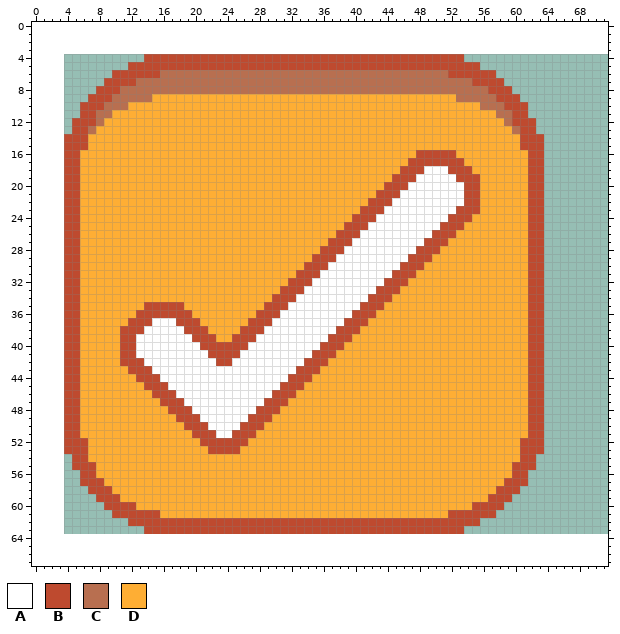
Pixel-art file -- core/assets-src/ui/checkbox-on.ase. That is the earlier state.
72x60 pixels, 1 frame. The old version is drawn lined up with the new one, on the new canvas.
Visible layers, top first: "Layer 2", "Layer".
Palette (. is transparent): A #ffffff  B #be4a2f  C #b86f50  D #feae34
Pixels before (only the part around the change), first column x 0:
 0 ........................................................................
 1 ........................................................................
 2 ........................................................................
 3 ........................................................................
 4 ..............BBBBBBBBBBBBBBBBBBBBBBBBBBBBBBBBBBBBBBBB..................
 5 ............BBBBBBBBBBBBBBBBBBBBBBBBBBBBBBBBBBBBBBBBBBBB................
 6 ..........BBBBBBCCCCCCCCCCCCCCCCCCCCCCCCCCCCCCCCCCCCBBBBBB..............
 7 .........BBBBCCCCCCCCCCCCCCCCCCCCCCCCCCCCCCCCCCCCCCCCCCBBBB.............
 8 ........BBBCCCCCCCCCCCCCCCCCCCCCCCCCCCCCCCCCCCCCCCCCCCCCCBBB............
 9 .......BBBCCCCCDDDDDDDDDDDDDDDDDDDDDDDDDDDDDDDDDDDDDDCCCCCBBB...........
10 ......BBBCCCDDDDDDDDDDDDDDDDDDDDDDDDDDDDDDDDDDDDDDDDDDDDCCCBBB..........
11 ......BBCCDDDDDDDDDDDDDDDDDDDDDDDDDDDDDDDDDDDDDDDDDDDDDDDDCCBB..........
12 .....BBBCDDDDDDDDDDDDDDDDDDDDDDDDDDDDDDDDDDDDDDDDDDDDDDDDDDCBBB.........
13 .....BBCDDDDDDDDDDDDDDDDDDDDDDDDDDDDDDDDDDDDDDDDDDDDDDDDDDDDCBB.........
14 ....BBBDDDDDDDDDDDDDDDDDDDDDDDDDDDDDDDDDDDDDDDDDDDDDDDDDDDDDDBBB........
15 ....BBBDDDDDDDDDDDDDDDDDDDDDDDDDDDDDDDDDDDDDDDDDDDDDDDDDDDDDDBBB........
16 ....BBDDDDDDDDDDDDDDDDDDDDDDDDDDDDDDDDDDDDDDDDDDBBBBBDDDDDDDDDBB........
17 ....BBDDDDDDDDDDDDDDDDDDDDDDDDDDDDDDDDDDDDDDDDDBBBBBBBDDDDDDDDBB........
18 ....BBDDDDDDDDDDDDDDDDDDDDDDDDDDDDDDDDDDDDDDDDBBBAAABBBDDDDDDDBB........
19 ....BBDDDDDDDDDDDDDDDDDDDDDDDDDDDDDDDDDDDDDDDBBBAAAAABBBDDDDDDBB........
20 ....BBDDDDDDDDDDDDDDDDDDDDDDDDDDDDDDDDDDDDDDBBBAAAAAAABBDDDDDDBB........
21 ....BBDDDDDDDDDDDDDDDDDDDDDDDDDDDDDDDDDDDDDBBBAAAAAAAABBDDDDDDBB........
22 ....BBDDDDDDDDDDDDDDDDDDDDDDDDDDDDDDDDDDDDBBBAAAAAAAAABBDDDDDDBB........
23 ....BBDDDDDDDDDDDDDDDDDDDDDDDDDDDDDDDDDDDBBBAAAAAAAAABBBDDDDDDBB........
24 ....BBDDDDDDDDDDDDDDDDDDDDDDDDDDDDDDDDDDBBBAAAAAAAAABBBDDDDDDDBB........
25 ....BBDDDDDDDDDDDDDDDDDDDDDDDDDDDDDDDDDBBBAAAAAAAAABBBDDDDDDDDBB........
26 ....BBDDDDDDDDDDDDDDDDDDDDDDDDDDDDDDDDBBBAAAAAAAAABBBDDDDDDDDDBB........
27 ....BBDDDDDDDDDDDDDDDDDDDDDDDDDDDDDDDBBBAAAAAAAAABBBDDDDDDDDDDBB........
28 ....BBDDDDDDDDDDDDDDDDDDDDDDDDDDDDDDBBBAAAAAAAAABBBDDDDDDDDDDDBB........
29 ....BBDDDDDDDDDDDDDDDDDDDDDDDDDDDDDBBBAAAAAAAAABBBDDDDDDDDDDDDBB........
30 ....BBDDDDDDDDDDDDDDDDDDDDDDDDDDDDBBBAAAAAAAAABBBDDDDDDDDDDDDDBB........
31 ....BBDDDDDDDDDDDDDDDDDDDDDDDDDDDBBBAAAAAAAAABBBDDDDDDDDDDDDDDBB........
32 ....BBDDDDDDDDDDDDDDDDDDDDDDDDDDBBBAAAAAAAAABBBDDDDDDDDDDDDDDDBB........
33 ....BBDDDDDDDDDDDDDDDDDDDDDDDDDBBBAAAAAAAAABBBDDDDDDDDDDDDDDDDBB........
34 ....BBDDDDDDDDDDDDDDDDDDDDDDDDBBBAAAAAAAAABBBDDDDDDDDDDDDDDDDDBB........
35 ....BBDDDDDDDDBBBBBDDDDDDDDDDBBBAAAAAAAAABBBDDDDDDDDDDDDDDDDDDBB........
36 ....BBDDDDDDDBBBBBBBDDDDDDDDBBBAAAAAAAAABBBDDDDDDDDDDDDDDDDDDDBB........
37 ....BBDDDDDDBBBAAABBBDDDDDDBBBAAAAAAAAABBBDDDDDDDDDDDDDDDDDDDDBB........
38 ....BBDDDDDBBBAAAAABBBDDDDBBBAAAAAAAAABBBDDDDDDDDDDDDDDDDDDDDDBB........
39 ....BBDDDDDBBAAAAAAABBBDDBBBAAAAAAAAABBBDDDDDDDDDDDDDDDDDDDDDDBB........
40 ....BBDDDDDBBAAAAAAAABBBBBBAAAAAAAAABBBDDDDDDDDDDDDDDDDDDDDDDDBB........
41 ....BBDDDDDBBAAAAAAAAABBBBAAAAAAAAABBBDDDDDDDDDDDDDDDDDDDDDDDDBB........
42 ....BBDDDDDBBBAAAAAAAAABBAAAAAAAAABBBDDDDDDDDDDDDDDDDDDDDDDDDDBB........
43 ....BBDDDDDDBBBAAAAAAAAAAAAAAAAAABBBDDDDDDDDDDDDDDDDDDDDDDDDDDBB........
44 ....BBDDDDDDDBBBAAAAAAAAAAAAAAAABBBDDDDDDDDDDDDDDDDDDDDDDDDDDDBB........
45 ....BBDDDDDDDDBBBAAAAAAAAAAAAAABBBDDDDDDDDDDDDDDDDDDDDDDDDDDDDBB........
46 ....BBDDDDDDDDDBBBAAAAAAAAAAAABBBDDDDDDDDDDDDDDDDDDDDDDDDDDDDDBB........
47 ....BBDDDDDDDDDDBBBAAAAAAAAAABBBDDDDDDDDDDDDDDDDDDDDDDDDDDDDDDBB........
48 ....BBDDDDDDDDDDDBBBAAAAAAAABBBDDDDDDDDDDDDDDDDDDDDDDDDDDDDDDDBB........
49 ....BBDDDDDDDDDDDDBBBAAAAAABBBDDDDDDDDDDDDDDDDDDDDDDDDDDDDDDDDBB........
50 ....BBDDDDDDDDDDDDDBBBAAAABBBDDDDDDDDDDDDDDDDDDDDDDDDDDDDDDDDDBB........
51 ....BBDDDDDDDDDDDDDDBBBAABBBDDDDDDDDDDDDDDDDDDDDDDDDDDDDDDDDDDBB........
52 ....BBBDDDDDDDDDDDDDDBBBBBBDDDDDDDDDDDDDDDDDDDDDDDDDDDDDDDDDDBBB........
53 ....BBBDDDDDDDDDDDDDDDBBBBDDDDDDDDDDDDDDDDDDDDDDDDDDDDDDDDDDDBBB........
54 .....BBDDDDDDDDDDDDDDDDDDDDDDDDDDDDDDDDDDDDDDDDDDDDDDDDDDDDDDBB.........
55 .....BBBDDDDDDDDDDDDDDDDDDDDDDDDDDDDDDDDDDDDDDDDDDDDDDDDDDDDBBB.........
56 ......BBDDDDDDDDDDDDDDDDDDDDDDDDDDDDDDDDDDDDDDDDDDDDDDDDDDDDBB..........
57 ......BBBDDDDDDDDDDDDDDDDDDDDDDDDDDDDDDDDDDDDDDDDDDDDDDDDDDBBB..........
58 .......BBBDDDDDDDDDDDDDDDDDDDDDDDDDDDDDDDDDDDDDDDDDDDDDDDDBBB...........
59 ........BBBDDDDDDDDDDDDDDDDDDDDDDDDDDDDDDDDDDDDDDDDDDDDDDBBB............
60 .........BBBBDDDDDDDDDDDDDDDDDDDDDDDDDDDDDDDDDDDDDDDDDDBBBB.............
61 ..........BBBBBBDDDDDDDDDDDDDDDDDDDDDDDDDDDDDDDDDDDDBBBBBB..............
62 ............BBBBBBBBBBBBBBBBBBBBBBBBBBBBBBBBBBBBBBBBBBBB................
63 ..............BBBBBBBBBBBBBBBBBBBBBBBBBBBBBBBBBBBBBBBB..................
64 ........................................................................
65 ........................................................................
66 ........................................................................
67 ........................................................................
The same view after the edit:
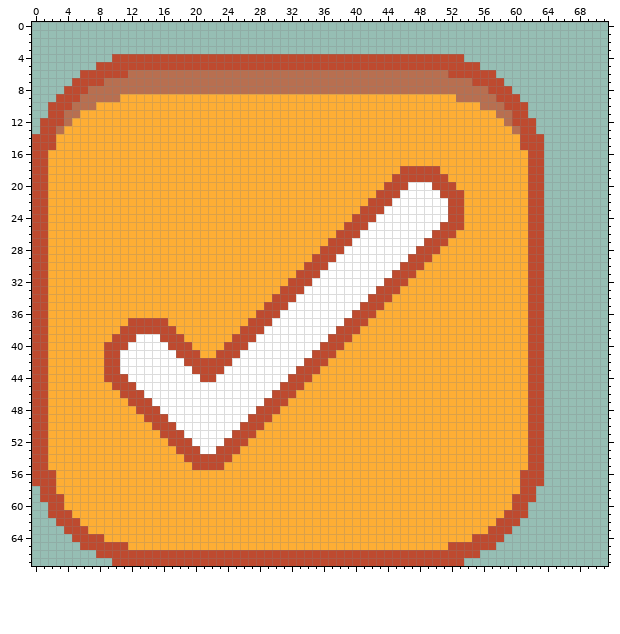
What changed:
canvas 72x60 -> 72x68, the old top-left corner now at 4,4 (the part of the old canvas that was cut away was empty and is not shown)
y 4: x 10..13 .... -> BBBB
y 5: x 8..11 .... -> BBBB
y 6: x 6..9 .... -> BBBB; x 12..15 BBBB -> CCCC
y 7: x 5..12 ....BBBB -> BBBBCCCC
y 8: x 4..10 ....BBB -> BBBCCCC
y 9: x 3..9 ....BBB -> BBBCCCC; x 11..14 CCCC -> DDDD
y 10: x 2..11 ....BBBCCC -> BBBCCCDDDD
y 11: x 2..9 ....BBCC -> BBCCDDDD
y 12: x 1..8 ....BBBC -> BBBCDDDD
y 13: x 1..7 ....BBC -> BBCDDDD
y 14..15: x 0..6 ....BBB -> BBBDDDD
y 16: x 0..5 ....BB -> BBDDDD; x 48..52 BBBBB -> DDDDD
y 17: x 0..5 ....BB -> BBDDDD; x 47..53 BBBBBBB -> DDDDDDD
y 18: x 0..5 ....BB -> BBDDDD; x 49..54 AAABBB -> BBDDDD
y 19: x 0..5 ....BB -> BBDDDD; x 48..55 AAAAABBB -> BBBBDDDD
y 20: x 0..5 ....BB -> BBDDDD; x 50..55 AAAABB -> BBBDDD
y 21: x 0..5 ....BB -> BBDDDD; x 51..55 AAABB -> BBBDD
y 22: x 0..5 ....BB -> BBDDDD; x 52..55 AABB -> BBDD
y 23: x 0..5 ....BB -> BBDDDD; x 52 A -> B; x 54..55 BB -> DD
y 24: x 0..5 ....BB -> BBDDDD; x 54 B -> D
y 25..34: x 0..5 ....BB -> BBDDDD
y 35: x 0..5 ....BB -> BBDDDD; x 14..18 BBBBB -> DDDDD
y 36: x 0..5 ....BB -> BBDDDD; x 13..19 BBBBBBB -> DDDDDDD
y 37: x 0..5 ....BB -> BBDDDD; x 15..20 AAABBB -> BBDDDD
y 38: x 0..5 ....BB -> BBDDDD; x 14..21 AAAAABBB -> BBBBDDDD
y 39: x 0..5 ....BB -> BBDDDD; x 10 D -> B; x 16..22 AAAABBB -> BBBDDDD
y 40: x 0..5 ....BB -> BBDDDD; x 9..10 DD -> BB; x 12 B -> A; x 17..23 AAAABBB -> BBBDDDD
y 41: x 0..5 ....BB -> BBDDDD; x 9..12 DDBB -> BBAA; x 18..22 AAAAB -> BBBDD
y 42: x 0..5 ....BB -> BBDDDD; x 9..13 DDBBB -> BBAAA; x 19..22 AAAA -> BBBB
y 43: x 0..5 ....BB -> BBDDDD; x 9..14 DDDBBB -> BBAAAA; x 20..23 AAAA -> BBBB
y 44: x 0..5 ....BB -> BBDDDD; x 9..15 DDDDBBB -> BBBAAAA; x 21..22 AA -> BB
y 45: x 0..5 ....BB -> BBDDDD; x 10..16 DDDDBBB -> BBBAAAA
y 46: x 0..5 ....BB -> BBDDDD; x 11..17 DDDDBBB -> BBBAAAA
y 47: x 0..5 ....BB -> BBDDDD; x 12..18 DDDDBBB -> BBBAAAA
y 48: x 0..5 ....BB -> BBDDDD; x 13..19 DDDDBBB -> BBBAAAA
y 49: x 0..5 ....BB -> BBDDDD; x 14..20 DDDDBBB -> BBBAAAA
y 50: x 0..5 ....BB -> BBDDDD; x 15..21 DDDDBBB -> BBBAAAA
y 51: x 0..5 ....BB -> BBDDDD; x 16..22 DDDDBBB -> BBBAAAA
y 52: x 0..6 ....BBB -> BBDDDDD; x 17..23 DDDDBBB -> BBBAAAA; x 61 B -> D
y 53: x 0..6 ....BBB -> BBDDDDD; x 18..22 DDDDB -> BBBAA; x 61 B -> D
y 54: x 0..6 .....BB -> BBDDDDD; x 19..24 DDDDDD -> BBBBBB; x 61 B -> D; x 63 . -> B
y 55: x 0..7 .....BBB -> BBDDDDDD; x 20..23 DDDD -> BBBB; x 60..61 BB -> DD; x 63 . -> B
y 56: x 0..7 ......BB -> BBBDDDDD; x 60 B -> D; x 62..63 .. -> BB
y 57: x 0..8 ......BBB -> BBBDDDDDD; x 59..60 BB -> DD; x 62..63 .. -> BB
y 58: x 1..9 ......BBB -> BBDDDDDDD; x 58..62 BBB.. -> DDDBB
y 59: x 1..10 .......BBB -> BBBDDDDDDD; x 57..62 BBB... -> DDDBBB
y 60: x 2..12 .......BBBB -> BBDDDDDDDDD; x 55..61 BBBB... -> DDDDDBB
y 61: x 2..15 ........BBBBBB -> BBBDDDDDDDDDDD; x 52..61 BBBBBB.... -> DDDDDDDBBB
y 62: x 3..60 .........BBBBBBBBBBBBBBBBBBBBBBBBBBBBBBBBBBBBBBBBBBBB..... -> BBBDDDDDDDDDDDDDDDDDDDDDDDDDDDDDDDDDDDDDDDDDDDDDDDDDDDDBBB
y 63: x 4..59 ..........BBBBBBBBBBBBBBBBBBBBBBBBBBBBBBBBBBBBBBBB...... -> BBBDDDDDDDDDDDDDDDDDDDDDDDDDDDDDDDDDDDDDDDDDDDDDDDDDDBBB
y 64: x 5..58 ...................................................... -> BBBBDDDDDDDDDDDDDDDDDDDDDDDDDDDDDDDDDDDDDDDDDDDDDDBBBB
y 65: x 6..57 .................................................... -> BBBBBBDDDDDDDDDDDDDDDDDDDDDDDDDDDDDDDDDDDDDDDDBBBBBB
y 66: x 8..55 ................................................ -> BBBBBBBBBBBBBBBBBBBBBBBBBBBBBBBBBBBBBBBBBBBBBBBB
y 67: x 10..53 ............................................ -> BBBBBBBBBBBBBBBBBBBBBBBBBBBBBBBBBBBBBBBBBBBB
